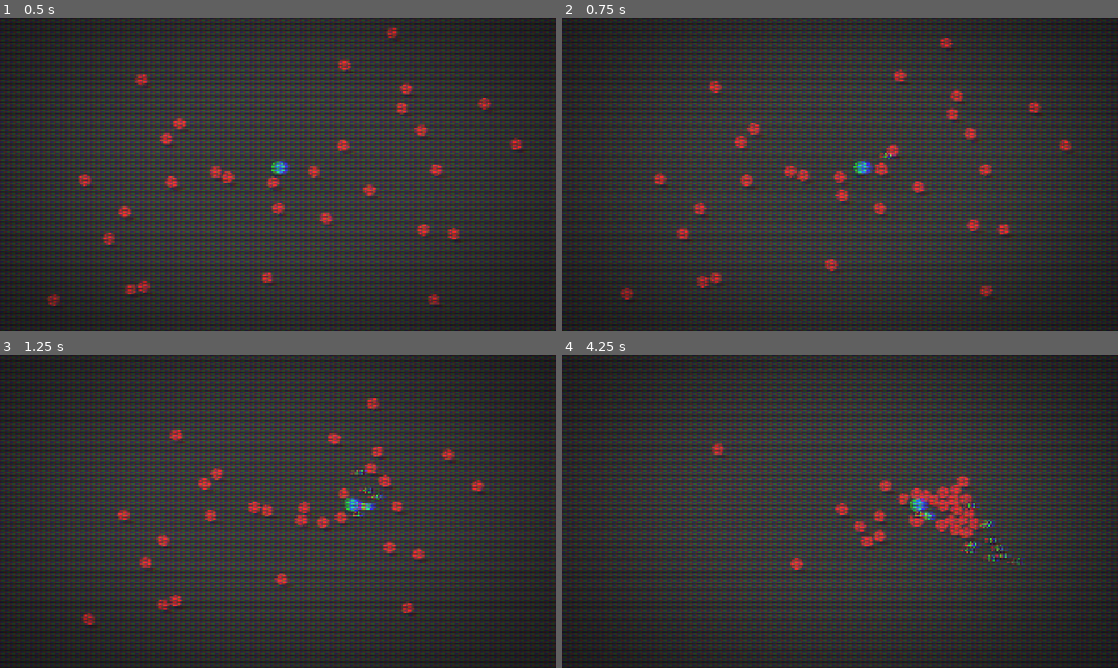
Above: before the commit, frames 1-4 (two rows, left to right).
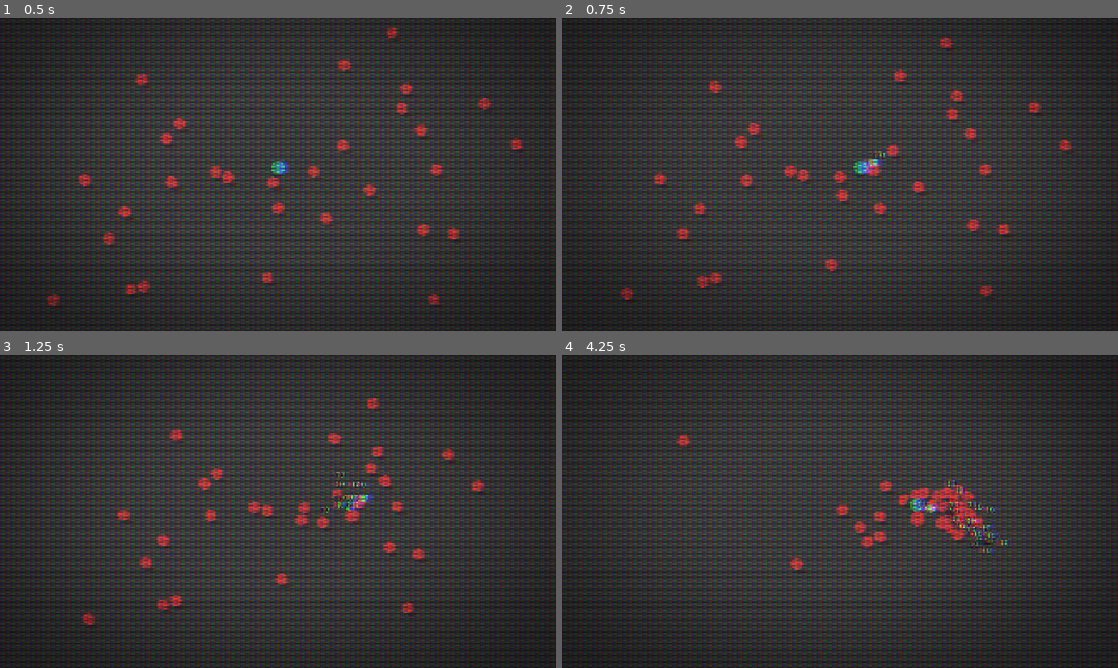
Above: after the commit, the same moments.

Repository: DHA343/prototype
Game: Godot game, scene res://main/main.tscn
Two runs of this game, one before a commit and one after it. Both use one fixed random seed, a clock stepped at 60 frames per second and the inputs below.
Inputs (mouse positions are in pixels of both pictures, inside the frame that each line leads up to):
- Up to frame 1 (0.5 s): no input
- Up to frame 2 (0.75 s): tap Enter at 0.5 s; move the mouse to (962, 158) at 0.52 s; press the mouse at (962, 158) at 0.53 s; hold D (right) from 0.53 s (still down)
- Up to frame 3 (1.25 s): keep holding D (right)
- Up to frame 4 (4.25 s): release D (right) at 1.25 s; release the mouse at (962, 495) at 1.25 s; drag from (728, 527) to (912, 505) at 1.27 s; move the mouse to (895, 442) at 2.02 s; press the mouse at (895, 442) at 2.03 s; hold D (right) 2.03-2.75 s; release the mouse at (895, 442) at 2.75 s; drag from (812, 574) to (979, 492) at 2.77 s; move the mouse to (1006, 558) at 3.52 s; press the mouse at (1006, 558) at 3.53 s; hold A (left) from 3.53 s (still down)

Frame 1 is identical in both runs. In frame 2, 0.3% of the frame differs, in the area x 54-61%, y 42-52%; in frame 3, 0.8%; in frame 4, 2.1%, in the area x 20-84%, y 25-68%.

Commit message:
Add ability slots and migrate punch

Diff:
--- /dev/null
+++ b/player/ability/ability.gd
@@ -0,0 +1,37 @@
+class_name Ability
+extends Node
+
+@warning_ignore("unused_signal")
+signal sound_requested(request: SoundRequest)
+@warning_ignore("unused_signal")
+signal camera_shake_requested(trauma: float)
+
+@export_range(0.0, 0.5, 0.01, "suffix:s") var press_buffer_duration: float = 0.0
+
+var _ability_user: Node
+var _attack_root: Node2D
+
+
+func setup(ability_user: Node, attack_root: Node2D) -> void:
+	_ability_user = ability_user
+	_attack_root = attack_root
+
+
+func update(_delta: float) -> void:
+	pass
+
+
+func can_activate() -> bool:
+	return true
+
+
+func input_pressed(_aim_direction: Vector2) -> void:
+	pass
+
+
+func input_held(_delta: float, _aim_direction: Vector2) -> void:
+	pass
+
+
+func input_released(_aim_direction: Vector2) -> void:
+	pass
--- /dev/null
+++ b/player/ability/ability_controller.gd
@@ -0,0 +1,99 @@
+class_name AbilityController
+extends Node
+
+signal sound_requested(request: SoundRequest)
+signal camera_shake_requested(trauma: float)
+
+var _slots: Dictionary[StringName, AbilitySlot] = {}
+var _ability_user: Node
+var _player_input: PlayerInput
+var _attack_root: Node2D
+var _aim_direction: Vector2 = Vector2.RIGHT
+
+
+func _ready() -> void:
+	set_process(false)
+
+
+func _process(delta: float) -> void:
+	_update_aim_direction()
+	for slot: AbilitySlot in _slots.values():
+		var action := slot.input_action
+		slot.update_input(
+			delta,
+			_player_input.is_action_just_pressed(action),
+			_player_input.is_action_pressed(action),
+			_player_input.is_action_just_released(action),
+			_aim_direction
+		)
+
+
+func setup(ability_user: Node, player_input: PlayerInput, attack_root: Node2D) -> void:
+	_ability_user = ability_user
+	_player_input = player_input
+	_attack_root = attack_root
+	_collect_slots()
+	for slot: AbilitySlot in _slots.values():
+		slot.setup(_ability_user, _attack_root)
+	set_process(true)
+
+
+func set_ability(slot_id: StringName, ability_scene: PackedScene) -> bool:
+	var slot := _get_slot(slot_id)
+	return slot != null and slot.set_ability(ability_scene)
+
+
+func clear_ability(slot_id: StringName) -> void:
+	var slot := _get_slot(slot_id)
+	if slot != null:
+		slot.clear_ability()
+
+
+func get_ability(slot_id: StringName) -> Ability:
+	var slot := _get_slot(slot_id)
+	return slot.get_ability() if slot != null else null
+
+
+func _collect_slots() -> void:
+	_slots.clear()
+	for child: Node in get_children():
+		var slot := child as AbilitySlot
+		if slot == null:
+			continue
+		assert(not slot.slot_id.is_empty(), "Ability slot_id is required.")
+		assert(not _slots.has(slot.slot_id), "Ability slot_id must be unique.")
+		assert(InputMap.has_action(slot.input_action), "Ability input action is missing.")
+		_slots[slot.slot_id] = slot
+		slot.ability_changed.connect(_on_slot_ability_changed)
+
+
+func _get_slot(slot_id: StringName) -> AbilitySlot:
+	var slot := _slots.get(slot_id) as AbilitySlot
+	if slot == null:
+		push_error("Ability slot was not found.")
+	return slot
+
+
+func _update_aim_direction() -> void:
+	var aim_offset := _player_input.get_aim_offset(_attack_root)
+	if not aim_offset.is_zero_approx():
+		_aim_direction = aim_offset.normalized()
+
+
+func _on_slot_ability_changed(previous_ability: Ability, current_ability: Ability) -> void:
+	if previous_ability != null:
+		if previous_ability.sound_requested.is_connected(_on_ability_sound_requested):
+			previous_ability.sound_requested.disconnect(_on_ability_sound_requested)
+		if previous_ability.camera_shake_requested.is_connected(_on_ability_camera_shake_requested):
+			previous_ability.camera_shake_requested.disconnect(_on_ability_camera_shake_requested)
+	if current_ability != null:
+		current_ability.sound_requested.connect(_on_ability_sound_requested)
+		current_ability.camera_shake_requested.connect(_on_ability_camera_shake_requested)
+
+
+func _on_ability_sound_requested(request: SoundRequest) -> void:
+	sound_requested.emit(request)
+
+
+func _on_ability_camera_shake_requested(trauma: float) -> void:
+	camera_shake_requested.emit(trauma)
--- /dev/null
+++ b/player/ability/ability_slot.gd
@@ -0,0 +1,108 @@
+class_name AbilitySlot
+extends Node
+
+signal ability_changed(previous_ability: Ability, current_ability: Ability)
+
+@export var slot_id: StringName
+@export var input_action: StringName
+@export var initial_ability_scene: PackedScene
+
+var _ability: Ability
+var _ability_user: Node
+var _attack_root: Node2D
+var _is_setup: bool = false
+var _has_buffered_press: bool = false
+var _buffer_remaining: float = 0.0
+
+
+func setup(ability_user: Node, attack_root: Node2D) -> void:
+	_ability_user = ability_user
+	_attack_root = attack_root
+	_is_setup = true
+	if _ability != null:
+		_ability.setup(_ability_user, _attack_root)
+	elif initial_ability_scene != null:
+		set_ability(initial_ability_scene)
+
+
+func set_ability(ability_scene: PackedScene) -> bool:
+	if ability_scene == null:
+		push_error("Ability scene is required.")
+		return false
+
+	var instance := ability_scene.instantiate()
+	var next_ability := instance as Ability
+	if next_ability == null:
+		push_error("Ability scene must have an Ability root node.")
+		instance.queue_free()
+		return false
+
+	var previous_ability := _ability
+	_discard_buffered_press()
+	_ability = next_ability
+	if previous_ability != null:
+		remove_child(previous_ability)
+
+	add_child(next_ability)
+	if _is_setup:
+		next_ability.setup(_ability_user, _attack_root)
+	ability_changed.emit(previous_ability, next_ability)
+	if previous_ability != null:
+		previous_ability.queue_free()
+	return true
+
+
+func clear_ability() -> void:
+	_discard_buffered_press()
+	if _ability == null:
+		return
+
+	var previous_ability := _ability
+	_ability = null
+	remove_child(previous_ability)
+	ability_changed.emit(previous_ability, null)
+	previous_ability.queue_free()
+
+
+func get_ability() -> Ability:
+	return _ability
+
+
+func update_input(
+	delta: float,
+	just_pressed: bool,
+	is_pressed: bool,
+	just_released: bool,
+	aim_direction: Vector2
+) -> void:
+	if _ability == null:
+		return
+
+	_ability.update(delta)
+	_update_buffer(delta)
+	if just_pressed:
+		if _ability.can_activate():
+			_ability.input_pressed(aim_direction)
+		elif _ability.press_buffer_duration > 0.0:
+			_has_buffered_press = true
+			_buffer_remaining = _ability.press_buffer_duration
+	if _has_buffered_press and _ability.can_activate():
+		_discard_buffered_press()
+		_ability.input_pressed(aim_direction)
+	if is_pressed:
+		_ability.input_held(delta, aim_direction)
+	if just_released:
+		_ability.input_released(aim_direction)
+
+
+func _update_buffer(delta: float) -> void:
+	if not _has_buffered_press:
+		return
+	_buffer_remaining -= maxf(delta, 0.0)
+	if _buffer_remaining <= 0.0:
+		_discard_buffered_press()
+
+
+func _discard_buffered_press() -> void:
+	_has_buffered_press = false
+	_buffer_remaining = 0.0
--- /dev/null
+++ b/player/ability/punch/punch_ability.gd
@@ -0,0 +1,56 @@
+class_name PunchAbility
+extends Ability
+
+@export var punch_attack_scene: PackedScene
+@export_range(0.01, 0.5, 0.01, "suffix:s") var attack_interval: float = 0.1
+
+var _next_side_sign: float = -1.0
+var _cooldown: float = 0.0
+
+
+func _ready() -> void:
+	assert(punch_attack_scene != null, "punch_attack_scene is required.")
+	set_process(false)
+
+
+func update(delta: float) -> void:
+	_cooldown = maxf(_cooldown - maxf(delta, 0.0), 0.0)
+
+
+func can_activate() -> bool:
+	return _cooldown <= 0.0
+
+
+func input_pressed(aim_direction: Vector2) -> void:
+	_try_punch(aim_direction)
+
+
+func input_held(_delta: float, aim_direction: Vector2) -> void:
+	_try_punch(aim_direction)
+
+
+func _on_punch_camera_shake_requested(trauma: float) -> void:
+	camera_shake_requested.emit(trauma)
+
+
+func _on_punch_sound_requested(request: SoundRequest) -> void:
+	sound_requested.emit(request)
+
+
+func _try_punch(aim_direction: Vector2) -> void:
+	if not can_activate():
+		return
+
+	var instance := punch_attack_scene.instantiate()
+	var punch_attack := instance as PunchAttack
+	if punch_attack == null:
+		push_error("punch_attack_scene must be a PackedScene with a PunchAttack root node.")
+		instance.queue_free()
+		return
+
+	punch_attack.camera_shake_requested.connect(_on_punch_camera_shake_requested)
+	punch_attack.sound_requested.connect(_on_punch_sound_requested)
+	_attack_root.add_child(punch_attack)
+	punch_attack.launch(_ability_user, aim_direction, _next_side_sign)
+	_next_side_sign *= -1.0
+	_cooldown = attack_interval
--- /dev/null
+++ b/player/ability/punch/punch_ability.tscn
@@ -0,0 +1,10 @@
+[gd_scene format=3 uid="uid://gd8jd5cy3bji"]
+
+[ext_resource type="Script" uid="uid://v6duqyyix1lw" path="res://player/ability/punch/punch_ability.gd" id="1_punch_ability"]
+[ext_resource type="PackedScene" uid="uid://rv5y16rxikdf" path="res://player/ability/punch/punch_attack.tscn" id="2_punch_attack"]
+
+[node name="PunchAbility" type="Node" unique_id=1531098578]
+script = ExtResource("1_punch_ability")
+punch_attack_scene = ExtResource("2_punch_attack")
+attack_interval = 0.08
+press_buffer_duration = 0.08
--- a/player/attack/punch_attack.gd
+++ b/player/ability/punch/punch_attack.gd
@@ -23,9 +23,7 @@
 @export_range(0.0, 150.0, 1.0, "suffix:unit") var visual_start_distance: float = 30.0
 @export_range(0.0, 150.0, 1.0, "suffix:unit") var visual_end_distance: float = 56.0
 @export_range(0.01, 1.0, 0.01, "suffix:s") var move_duration: float = 0.10
-@export_range(0.0, 1.0, 0.01, "suffix:s") var fade_start: float = 0.09
 @export_range(0.01, 1.0, 0.01, "suffix:s") var fade_duration: float = 0.05
-@export_range(0.01, 1.0, 0.01, "suffix:s") var lifetime: float = 0.14
 
 var _attacker: Node = null
 var _direction: Vector2 = Vector2.RIGHT
@@ -57,7 +55,7 @@
 
 	_play_visual()
 	get_tree().create_timer(hit_active_duration).timeout.connect(_disable_hitbox)
-	get_tree().create_timer(lifetime).timeout.connect(queue_free)
+	get_tree().create_timer(maxf(hit_active_duration, move_duration)).timeout.connect(queue_free)
 
 
 func _on_hurtbox_detected(hurtbox: Hurtbox) -> void:
@@ -99,7 +97,7 @@
 	).set_trans(Tween.TRANS_QUAD).set_ease(Tween.EASE_OUT)
 
 	var fade_tween := create_tween()
-	fade_tween.tween_interval(fade_start)
+	fade_tween.tween_interval(maxf(move_duration - fade_duration, 0.0))
 	fade_tween.tween_property(_visual_root, "modulate:a", 0.0, fade_duration)
 
 
--- a/player/attack/punch_attack.tscn
+++ b/player/ability/punch/punch_attack.tscn
@@ -1,9 +1,9 @@
 [gd_scene format=3 uid="uid://rv5y16rxikdf"]
 
-[ext_resource type="Script" uid="uid://b5pd7bm43w7or" path="res://player/attack/punch_attack.gd" id="1_punch_attack"]
+[ext_resource type="Script" uid="uid://b5pd7bm43w7or" path="res://player/ability/punch/punch_attack.gd" id="1_punch_attack"]
 [ext_resource type="Script" uid="uid://qrvsxwdr56gm" path="res://components/combat/hitbox.gd" id="2_hitbox"]
 [ext_resource type="Script" uid="uid://b3v0jytvki4sj" path="res://systems/audio/sound_cue.gd" id="2_nqmmw"]
-[ext_resource type="AudioStream" uid="uid://5myqy4r2epl5" path="res://player/attack/打撃.wav" id="3_tkwyx"]
+[ext_resource type="AudioStream" uid="uid://5myqy4r2epl5" path="res://player/ability/punch/打撃.wav" id="3_tkwyx"]
 
 [sub_resource type="Resource" id="Resource_6v1qx"]
 script = ExtResource("2_nqmmw")
@@ -18,8 +18,6 @@
 
 [node name="PunchAttack" type="Node2D" unique_id=1588396361]
 script = ExtResource("1_punch_attack")
-damage = 40.0
-knockback = 1000.0
 hit_sound = SubResource("Resource_6v1qx")
 
 [node name="VisualRoot" type="Node2D" parent="." unique_id=1527551148]
--- a/player/attack/punch_controller.gd
+++ /dev/null
@@ -1,71 +0,0 @@
-class_name PunchController
-extends Node
-
-signal camera_shake_requested(trauma: float)
-signal sound_requested(request: SoundRequest)
-
-@export var punch_attack_scene: PackedScene
-@export_range(0.01, 2.0, 0.01, "suffix:s") var attack_interval: float = 0.20
-
-var _last_aim_direction: Vector2 = Vector2.RIGHT
-var _next_side_sign: float = -1.0
-var _cooldown: float = 0.0
-var _attacker: Node
-var _input: PlayerInput
-var _attack_root: Node2D
-
-
-func _ready() -> void:
-	assert(punch_attack_scene != null, "punch_attack_scene is required.")
-	set_process(false)
-
-
-func _process(delta: float) -> void:
-	if not _input.is_attack_pressed:
-		_cooldown = 0.0
-		return
-
-	_cooldown -= maxf(delta, 0.0)
-	if _cooldown > 0.0:
-		return
-
-	_spawn_punch()
-	_cooldown = attack_interval
-
-
-## Called by the Player root after its children are ready.
-func setup(attacker: Node, player_input: PlayerInput, attack_root: Node2D) -> void:
-	_attacker = attacker
-	_input = player_input
-	_attack_root = attack_root
-	set_process(true)
-
-
-func _on_punch_camera_shake_requested(trauma: float) -> void:
-	camera_shake_requested.emit(trauma)
-
-
-func _on_punch_sound_requested(request: SoundRequest) -> void:
-	sound_requested.emit(request)
-
-
-func _spawn_punch() -> void:
-	var instance := punch_attack_scene.instantiate()
-	var punch_attack := instance as PunchAttack
-	if punch_attack == null:
-		push_error("punch_attack_scene must be a PackedScene with a PunchAttack root node.")
-		instance.queue_free()
-		return
-
-	punch_attack.camera_shake_requested.connect(_on_punch_camera_shake_requested)
-	punch_attack.sound_requested.connect(_on_punch_sound_requested)
-	_update_aim_direction()
-	_attack_root.add_child(punch_attack)
-	punch_attack.launch(_attacker, _last_aim_direction, _next_side_sign)
-	_next_side_sign *= -1.0
-
-
-func _update_aim_direction() -> void:
-	var aim_offset := _input.get_aim_offset(_attack_root)
-	if not aim_offset.is_zero_approx():
-		_last_aim_direction = aim_offset.normalized()
--- a/player/player.gd
+++ b/player/player.gd
@@ -19,15 +19,15 @@
 @onready var health: Health = $Health
 @onready var knockback: Knockback = $Knockback
 @onready var player_input: PlayerInput = $PlayerInput
-@onready var _punch_controller: PunchController = $PunchController
+@onready var _ability_controller: AbilityController = $AbilityController
 @onready var _attack_root: Node2D = $AttackRoot
 
 
 func _ready() -> void:
 	hurtbox.hit_received.connect(_on_hurtbox_hit_received)
-	_punch_controller.sound_requested.connect(_on_sound_requested)
-	_punch_controller.camera_shake_requested.connect(_on_camera_shake_requested)
-	_punch_controller.setup(self, player_input, _attack_root)
+	_ability_controller.sound_requested.connect(_on_sound_requested)
+	_ability_controller.camera_shake_requested.connect(_on_camera_shake_requested)
+	_ability_controller.setup(self, player_input, _attack_root)
 
 
 func _physics_process(delta: float) -> void:
--- a/player/player.tscn
+++ b/player/player.tscn
@@ -4,8 +4,9 @@
 [ext_resource type="Script" uid="uid://ckpqhc1x4nwet" path="res://components/combat/hurtbox.gd" id="2_hurtbox"]
 [ext_resource type="Script" uid="uid://dnyf0tl6ivkvh" path="res://components/combat/health.gd" id="3_health"]
 [ext_resource type="Script" uid="uid://di4xqdiuawg5d" path="res://components/movement/knockback.gd" id="4_knockback"]
-[ext_resource type="Script" uid="uid://v6duqyyix1lw" path="res://player/attack/punch_controller.gd" id="5_punch_controller"]
-[ext_resource type="PackedScene" uid="uid://rv5y16rxikdf" path="res://player/attack/punch_attack.tscn" id="6_punch_attack"]
+[ext_resource type="Script" path="res://player/ability/ability_controller.gd" id="5_ability_controller"]
+[ext_resource type="Script" path="res://player/ability/ability_slot.gd" id="6_ability_slot"]
+[ext_resource type="PackedScene" path="res://player/ability/punch/punch_ability.tscn" id="7_punch_ability"]
 [ext_resource type="Resource" uid="uid://b2y1dd2ckns5s" path="res://player/player_crowd.tres" id="7_player_crowd"]
 [ext_resource type="PackedScene" path="res://components/visual/drop_shadow.tscn" id="8_drop_shadow"]
 [ext_resource type="Script" uid="uid://ca1mfik6kmv8x" path="res://player/player_input.gd" id="9_player_input"]
@@ -55,6 +56,11 @@
 z_index = 1
 position = Vector2(0, -24)
 
-[node name="PunchController" type="Node" parent="." unique_id=1374205450]
-script = ExtResource("5_punch_controller")
-punch_attack_scene = ExtResource("6_punch_attack")
+[node name="AbilityController" type="Node" parent="." unique_id=1374205450]
+script = ExtResource("5_ability_controller")
+
+[node name="PrimarySlot" type="Node" parent="AbilityController"]
+script = ExtResource("6_ability_slot")
+slot_id = &"primary"
+input_action = &"ability_primary"
+initial_ability_scene = ExtResource("7_punch_ability")
--- a/player/player_input.gd
+++ b/player/player_input.gd
@@ -6,10 +6,17 @@
 	get:
 		return Input.get_vector("left", "right", "up", "down")
 
-var is_attack_pressed: bool:
-	get:
-		return Input.is_action_pressed("attack")
+func get_aim_offset(origin: Node2D) -> Vector2:
+	return origin.get_global_mouse_position() - origin.global_position
 
 
-func get_aim_offset(origin: Node2D) -> Vector2:
-	return origin.get_global_mouse_position() - origin.global_position
+func is_action_pressed(action: StringName) -> bool:
+	return Input.is_action_pressed(action)
+
+
+func is_action_just_pressed(action: StringName) -> bool:
+	return Input.is_action_just_pressed(action)
+
+
+func is_action_just_released(action: StringName) -> bool:
+	return Input.is_action_just_released(action)
--- a/project.godot
+++ b/project.godot
@@ -54,7 +54,7 @@
 "events": [Object(InputEventKey,"resource_local_to_scene":false,"resource_name":"","device":-1,"window_id":0,"alt_press …(192 unchanged characters)…
 ]
 }
-attack={
+ability_primary={
 "deadzone": 0.5,
 "events": [Object(InputEventMouseButton,"resource_local_to_scene":false,"resource_name":"","device":-1,"window_id":0,"a …(253 unchanged characters)…
 ]
--- /dev/null
+++ b/tests/ability_regression.gd
@@ -0,0 +1,139 @@
+extends SceneTree
+## Run: godot --headless --path . --script tests/ability_regression.gd
+
+const PUNCH_ABILITY_SCENE: PackedScene = preload("res://player/ability/punch/punch_ability.tscn")
+
+var _failures: int = 0
+
+
+func _initialize() -> void:
+	_run.call_deferred()
+
+
+func _run() -> void:
+	await process_frame
+	_check_punch_timing()
+	_check_press_buffer()
+	_check_ability_replacement()
+	_check_feedback_relay()
+	await process_frame
+	print("Ability regression: %d failure(s)." % _failures)
+	quit(1 if _failures > 0 else 0)
+
+
+func _check_punch_timing() -> void:
+	var fixture := _create_fixture()
+	var slot: AbilitySlot = fixture.slot
+	var attack_root: Node2D = fixture.attack_root
+
+	slot.update_input(0.0, true, true, false, Vector2.RIGHT)
+	_expect(attack_root.get_child_count() == 1, "Press activates Punch immediately.")
+	slot.update_input(0.05, false, false, true, Vector2.RIGHT)
+	slot.update_input(0.0, true, true, false, Vector2.RIGHT)
+	_expect(attack_root.get_child_count() == 1, "Release does not reset Punch cooldown.")
+	slot.update_input(0.16, false, true, false, Vector2.RIGHT)
+	_expect(attack_root.get_child_count() == 2, "Held input repeats after the attack interval.")
+	slot.update_input(0.01, true, true, false, Vector2.RIGHT)
+	_expect(attack_root.get_child_count() == 2, "Repeated presses cannot bypass the attack interval.")
+	_fixture_free(fixture)
+
+
+func _check_press_buffer() -> void:
+	var buffered_fixture := _create_fixture()
+	var buffered_slot: AbilitySlot = buffered_fixture.slot
+	var buffered_root: Node2D = buffered_fixture.attack_root
+	buffered_slot.update_input(0.0, true, false, false, Vector2.RIGHT)
+	buffered_slot.update_input(0.15, true, false, false, Vector2.RIGHT)
+	_expect(buffered_root.get_child_count() == 1, "Buffered press does not activate during cooldown.")
+	buffered_slot.update_input(0.051, false, false, false, Vector2.RIGHT)
+	_expect(buffered_root.get_child_count() == 2, "Buffered tap activates when cooldown ends.")
+	_fixture_free(buffered_fixture)
+
+	var expired_fixture := _create_fixture()
+	var expired_slot: AbilitySlot = expired_fixture.slot
+	var expired_root: Node2D = expired_fixture.attack_root
+	expired_slot.update_input(0.0, true, false, false, Vector2.RIGHT)
+	expired_slot.update_input(0.05, false, false, true, Vector2.RIGHT)
+	expired_slot.update_input(0.05, true, false, false, Vector2.RIGHT)
+	expired_slot.update_input(0.09, false, false, false, Vector2.RIGHT)
+	expired_slot.update_input(0.01, false, false, false, Vector2.RIGHT)
+	_expect(expired_root.get_child_count() == 1, "Expired buffered press does not activate.")
+	_fixture_free(expired_fixture)
+
+	var refreshed_fixture := _create_fixture()
+	var refreshed_slot: AbilitySlot = refreshed_fixture.slot
+	var refreshed_root: Node2D = refreshed_fixture.attack_root
+	refreshed_slot.update_input(0.0, true, false, false, Vector2.RIGHT)
+	refreshed_slot.update_input(0.12, true, false, false, Vector2.RIGHT)
+	refreshed_slot.update_input(0.04, true, false, false, Vector2.RIGHT)
+	refreshed_slot.update_input(0.041, false, false, true, Vector2.RIGHT)
+	_expect(refreshed_root.get_child_count() == 2, "Latest buffered press is consumed once.")
+	_fixture_free(refreshed_fixture)
+
+
+func _check_ability_replacement() -> void:
+	var fixture := _create_fixture()
+	var slot: AbilitySlot = fixture.slot
+	var old_ability := slot.get_ability()
+	slot.update_input(0.0, true, false, false, Vector2.RIGHT)
+	_expect(slot.set_ability(PUNCH_ABILITY_SCENE), "Ability slot accepts a valid Ability scene.")
+	_expect(slot.get_ability() != old_ability, "Ability replacement creates a new instance.")
+	slot.update_input(0.0, true, false, false, Vector2.RIGHT)
+	_expect(fixture.attack_root.get_child_count() == 2, "Replacement Ability is setup and receives input.")
+	slot.clear_ability()
+	slot.update_input(1.0, true, true, true, Vector2.RIGHT)
+	_expect(fixture.attack_root.get_child_count() == 2, "Cleared ability slot ignores input.")
+	_fixture_free(fixture)
+
+
+func _check_feedback_relay() -> void:
+	var fixture_root := Node2D.new()
+	var attack_root := Node2D.new()
+	var player_input := PlayerInput.new()
+	var controller := AbilityController.new()
+	var slot := AbilitySlot.new()
+	var sound_count := [0]
+	var trauma := [0.0]
+	slot.slot_id = &"primary"
+	slot.input_action = &"ability_primary"
+	slot.initial_ability_scene = PUNCH_ABILITY_SCENE
+	root.add_child(fixture_root)
+	fixture_root.add_child(attack_root)
+	fixture_root.add_child(player_input)
+	fixture_root.add_child(controller)
+	controller.add_child(slot)
+	controller.sound_requested.connect(func(_request: SoundRequest): sound_count[0] += 1)
+	controller.camera_shake_requested.connect(func(value: float): trauma[0] = value)
+	controller.setup(fixture_root, player_input, attack_root)
+	var ability := controller.get_ability(&"primary")
+	ability.sound_requested.emit(SoundRequest.new(SoundCue.new(), Vector2.ZERO, ability))
+	ability.camera_shake_requested.emit(0.25)
+	_expect(sound_count[0] == 1 and is_equal_approx(trauma[0], 0.25), "Ability feedback relays through the controller.")
+	fixture_root.queue_free()
+
+
+func _create_fixture() -> Dictionary[StringName, Node]:
+	var fixture_root := Node2D.new()
+	var attack_root := Node2D.new()
+	var slot := AbilitySlot.new()
+	slot.initial_ability_scene = PUNCH_ABILITY_SCENE
+	root.add_child(fixture_root)
+	fixture_root.add_child(attack_root)
+	fixture_root.add_child(slot)
+	slot.setup(fixture_root, attack_root)
+	var ability := slot.get_ability() as PunchAbility
+	ability.attack_interval = 0.20
+	ability.press_buffer_duration = 0.08
+	return {&"root": fixture_root, &"slot": slot, &"attack_root": attack_root}
+
+
+func _fixture_free(fixture: Dictionary[StringName, Node]) -> void:
+	var fixture_root := fixture[&"root"]
+	fixture_root.queue_free()
+
+
+func _expect(condition: bool, message: String) -> void:
+	if condition:
+		return
+	_failures += 1
+	push_error(message)
Not shown, added: player/ability/ability.gd.uid
Not shown, added: player/ability/ability_controller.gd.uid
Not shown, added: player/ability/ability_slot.gd.uid
Renamed: player/attack/punch_controller.gd.uid -> player/ability/punch/punch_ability.gd.uid
Renamed: player/attack/punch_attack.gd.uid -> player/ability/punch/punch_attack.gd.uid
Not shown, changed: player/ability/punch/打撃.wav.import
Not shown, added: tests/ability_regression.gd.uid
Not shown, added: player/ability/punch/打撃.wav
